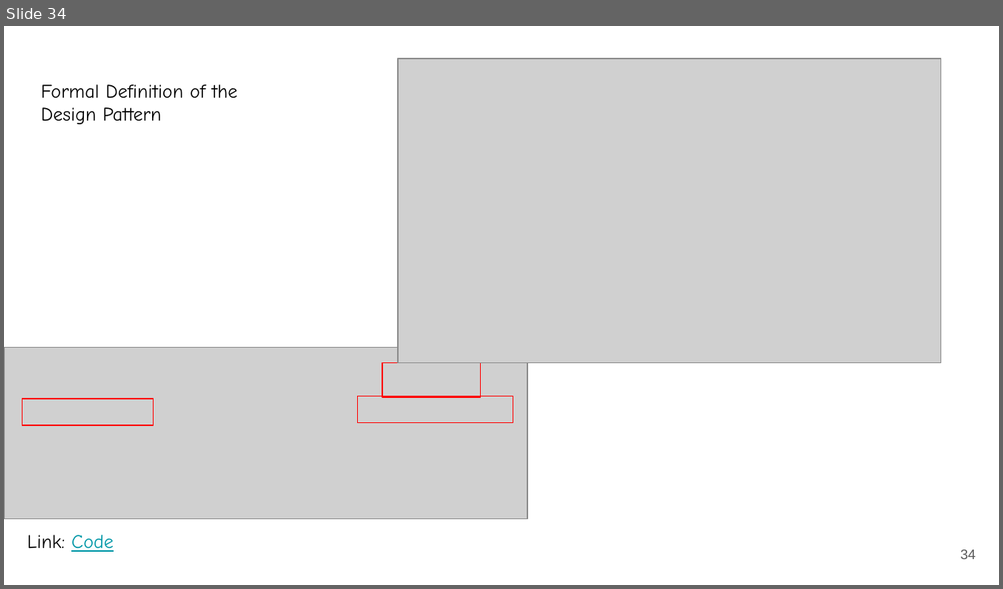
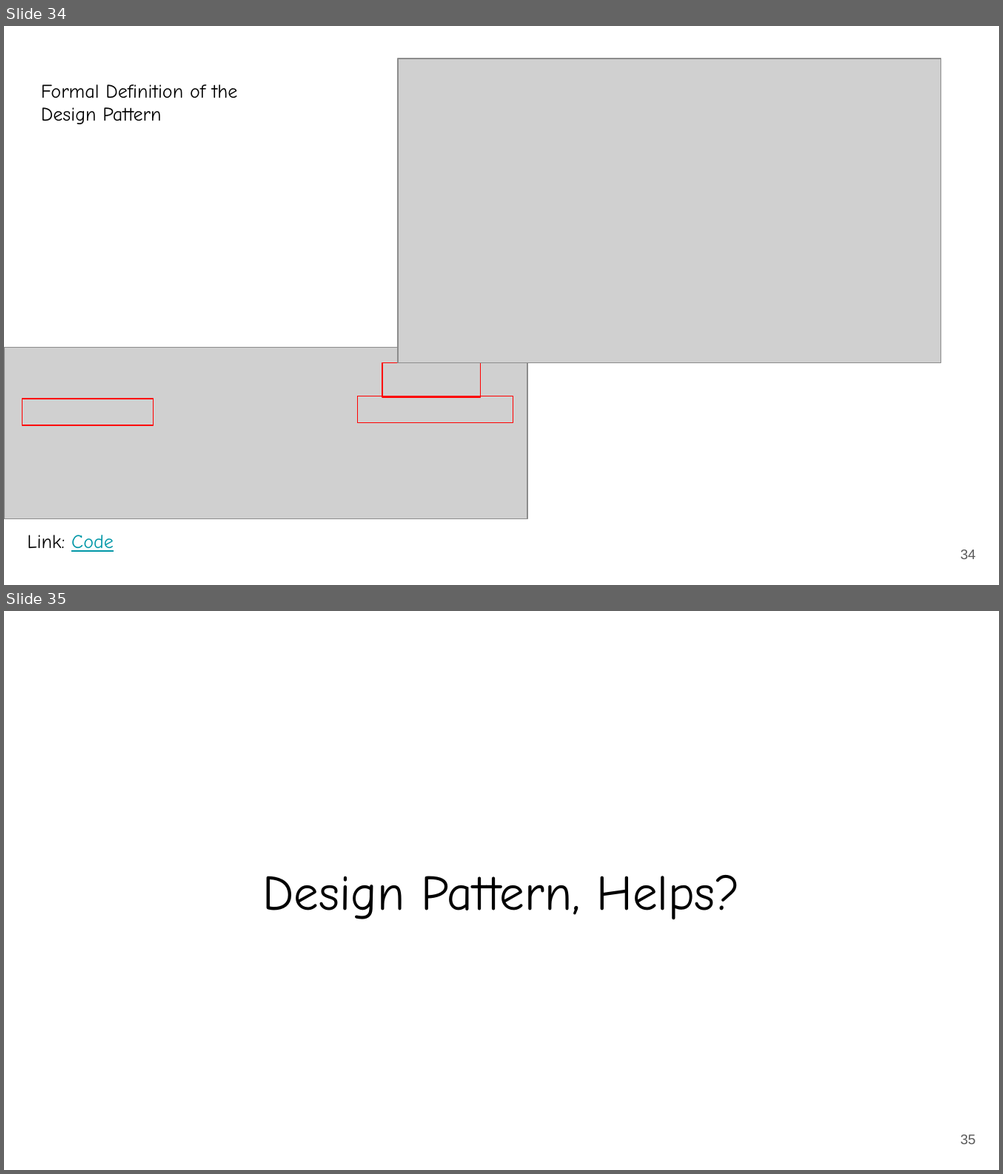
Before and after one commit to rizveeredwan/course-contents, a slide deck: CSE-3216/slides/1. SDP Introduction - Strategy Pattern.pptx. Shown one above the other, each under a label of ours: slide 34 before the commit, slides 34 and 35 after it. The pictures are 1003x589 and 1003x1174 pixels, drawn with LibreOffice and Linux fonts; fonts in the diff are those of the drawing; grey boxes stand for pictures. Boxes give left, top, right and bottom in pixels: in the first picture for what was removed or moved away, otherwise in the second. Text is boxed around its words. In the diff, an @@ line names an element or a change of style, - is before the commit and + after.

```diff
--- a/CSE-3216/slides/1. SDP Introduction - Strategy Pattern.pptx
+++ b/CSE-3216/slides/1. SDP Introduction - Strategy Pattern.pptx
@@ slide 35 added at bbox=[4, 611, 999, 1170], background #FFFFFF @@
@@ title added at bbox=[262, 875, 740, 920], 36 pt, text #000000 @@
+Design Pattern, Helps?
@@ page number added at bbox=[960, 1135, 976, 1145], 10 pt, text #595959 @@
+35
```
Also in this commit, not shown: 3 other slides added.
